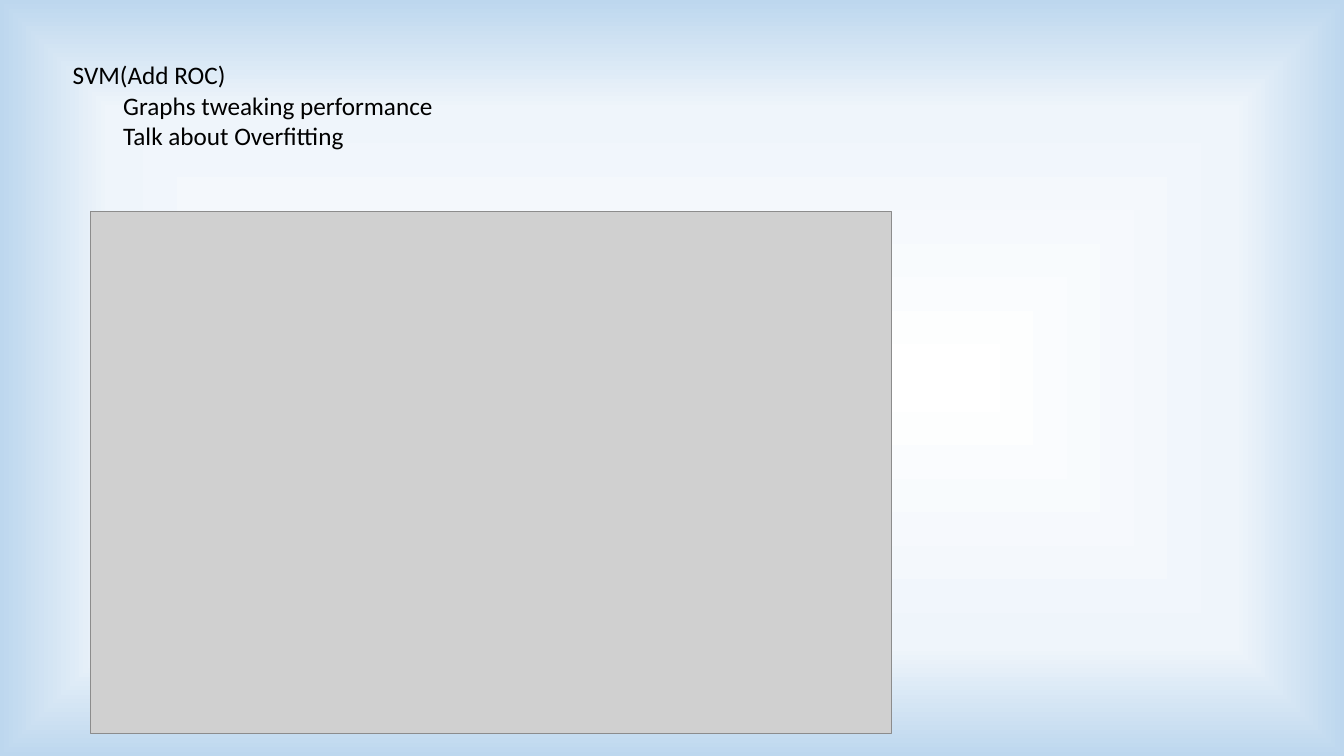
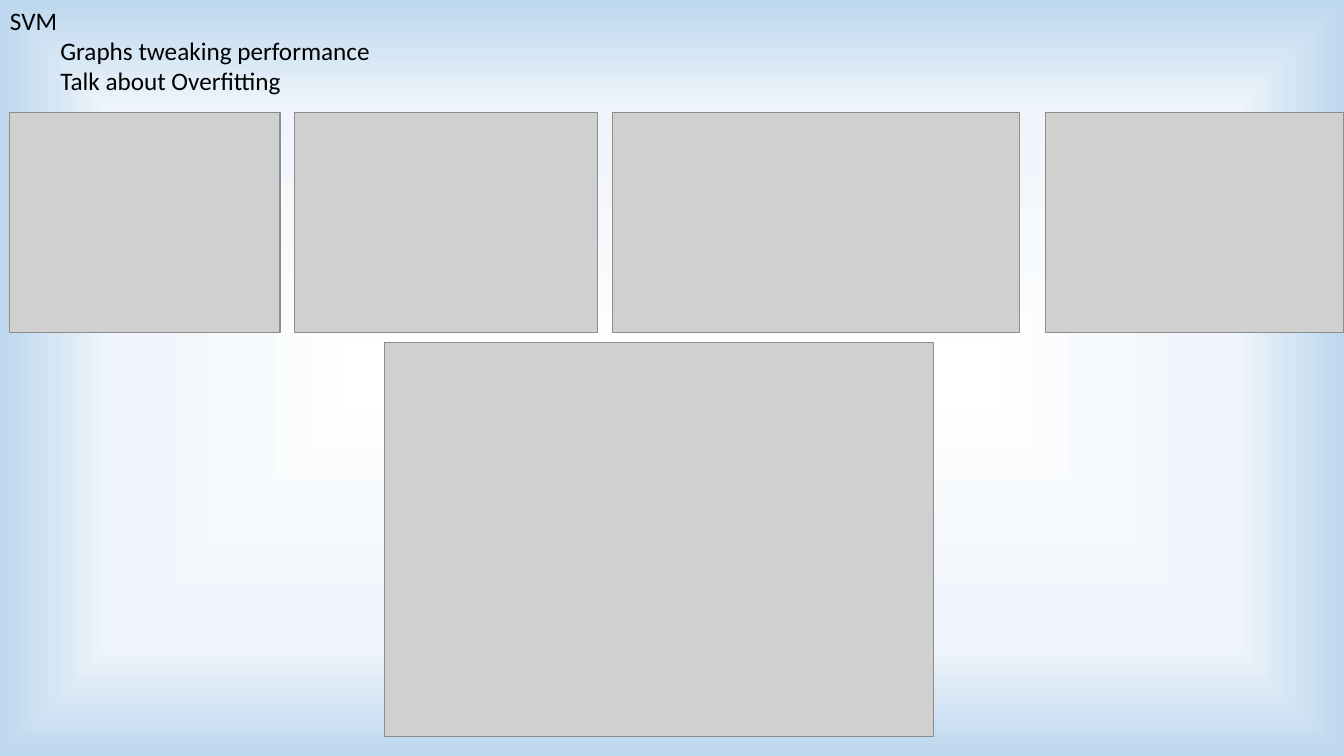
Before and after one commit to akshaymehra24/who-is-more-influential, a slide deck: slide 10 of Predicting Influencers in a Social Network.pptx (slide 9 before the commit). Drawn at 1344x756 pixels with LibreOffice and Linux fonts; fonts in the diff are those of the drawing; grey boxes stand for pictures. Boxes give left, top, right and bottom in pixels: in the first picture for what was removed or moved away, otherwise in the second. Text is boxed around its words. In the diff, an @@ line names an element or a change of style, - is before the commit and + after.

```diff
--- a/Predicting Influencers in a Social Network.pptx
+++ b/Predicting Influencers in a Social Network.pptx
@@ text "SVM": place and size @@
-text "SVM" at bbox=[73, 66, 432, 150]
+text "SVM" at bbox=[10, 13, 369, 95]
@@ text at bbox=[10, 13, 57, 30]: text changed @@
-SVM(Add ROC)
+SVM
@@ picture added at bbox=[10, 112, 280, 332] @@
@@ picture added at bbox=[294, 112, 598, 332] @@
@@ picture added at bbox=[612, 112, 1019, 332] @@
@@ picture added at bbox=[1046, 112, 1344, 332] @@
@@ picture removed at bbox=[91, 212, 892, 734] @@
@@ picture added at bbox=[384, 343, 934, 736] @@
```
Also in this commit, not shown: 4 other slides changed, 5 slides added, 2 slides removed, 28 other files.
